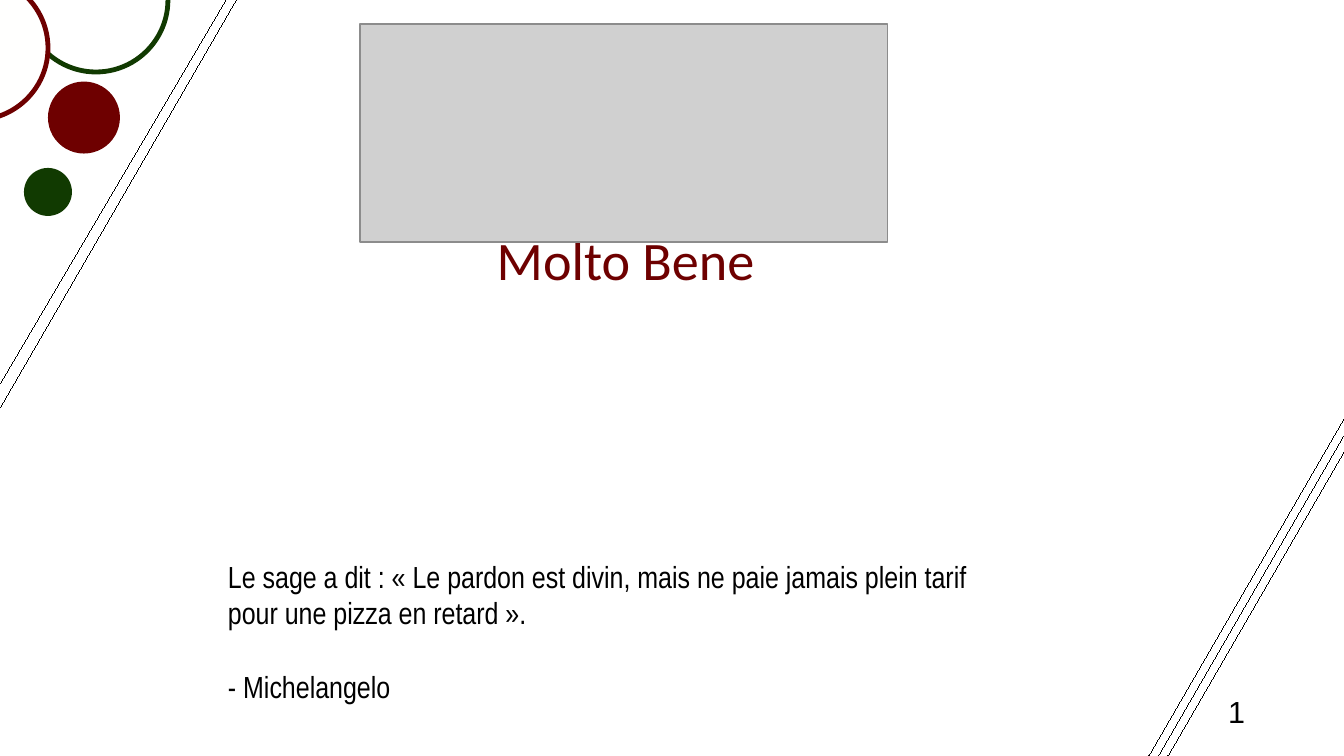
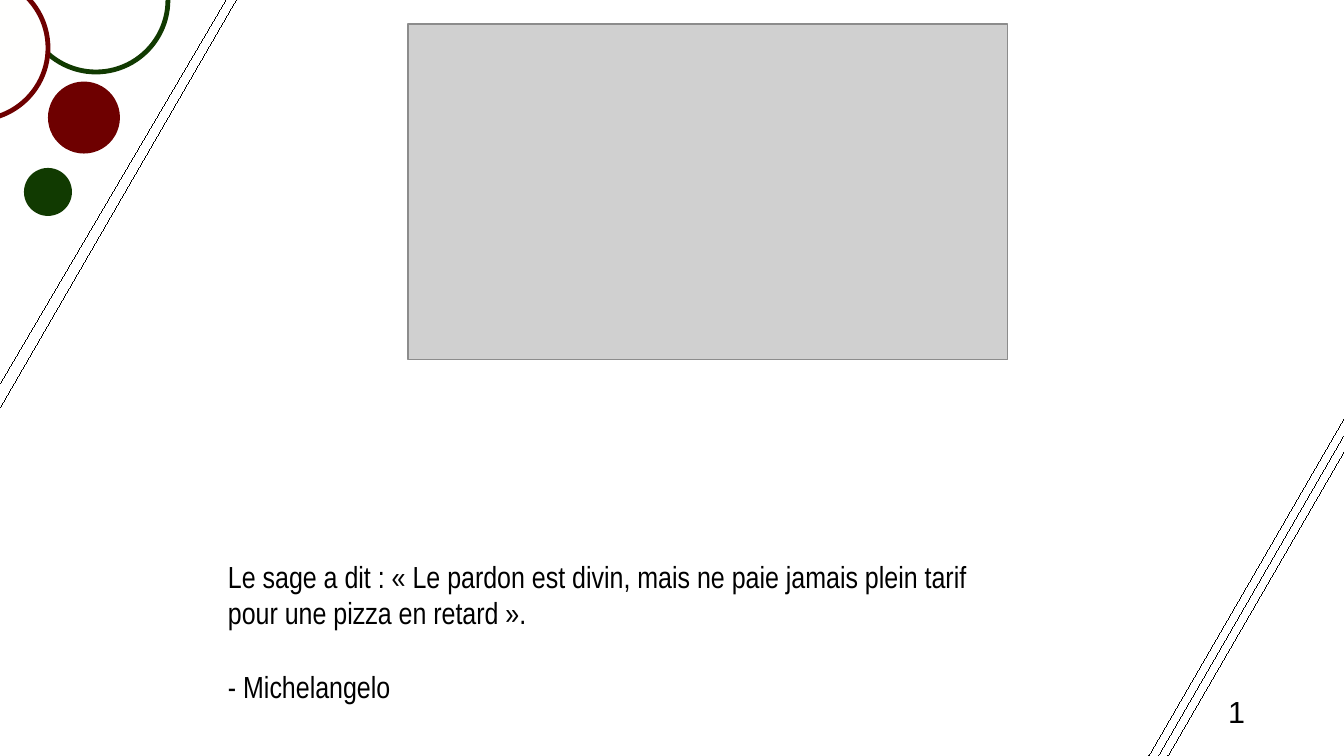
Before and after one commit to Tolrom/JeffPizza, a slide deck: slide 1 of presentation.odp. Drawn at 1344x756 pixels with LibreOffice and Linux fonts; fonts in the diff are those of the drawing; grey boxes stand for pictures. Boxes give left, top, right and bottom in pixels: in the first picture for what was removed or moved away, otherwise in the second. Text is boxed around its words. In the diff, an @@ line names an element or a change of style, - is before the commit and + after.

```diff
--- a/presentation.odp
+++ b/presentation.odp
@@ picture: place and size @@
-picture at [360, 24, 888, 243]
+picture at [409, 24, 1009, 360]
@@ text removed at [497, 235, 754, 281] @@
-Molto Bene
```
Also in this commit, not shown: 1 slide added, 1 slide removed, 3 other files.
